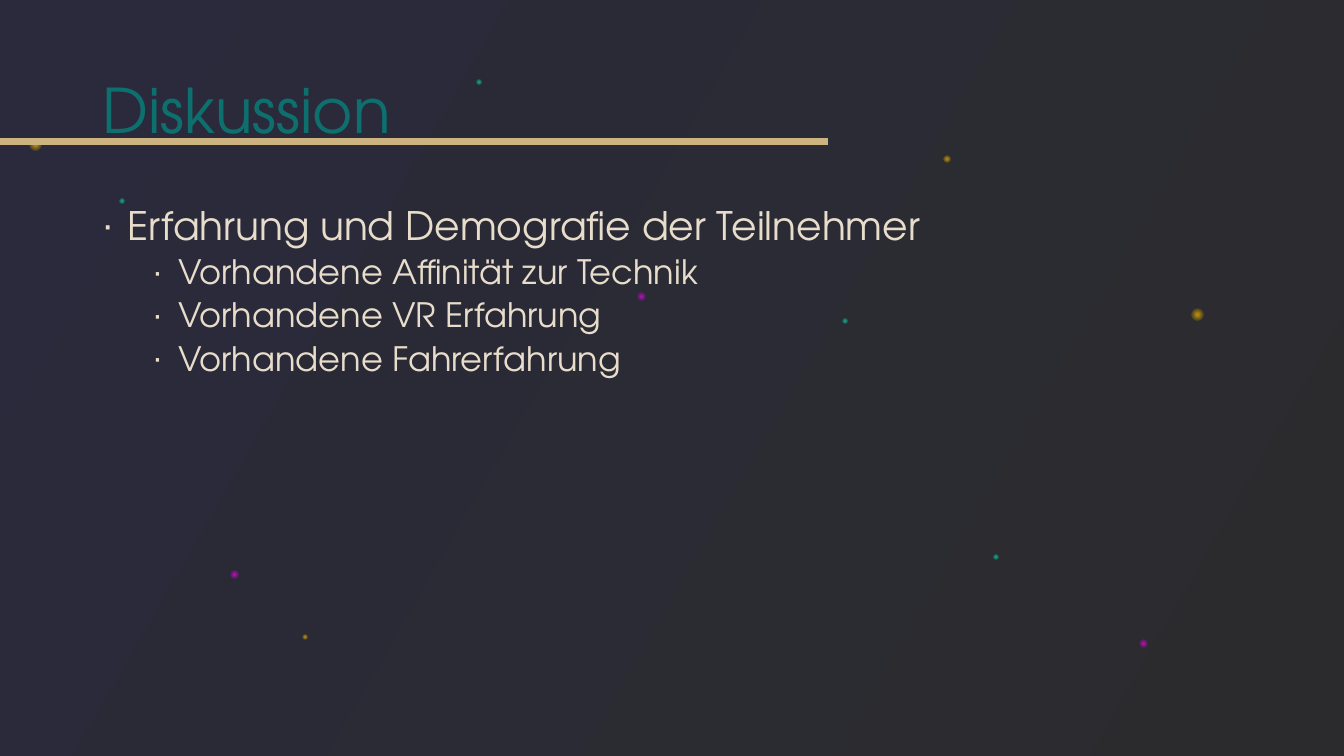
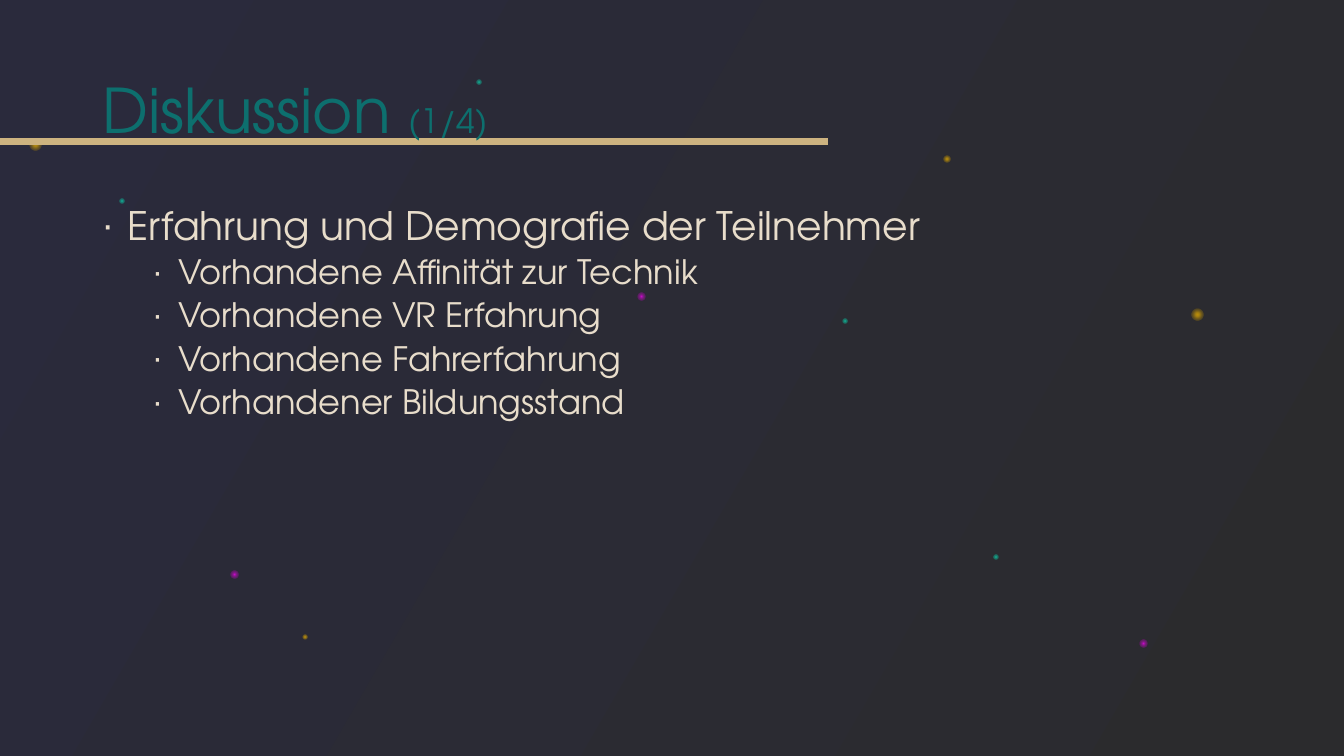
Before and after one commit to tlahmann/mci-af, a slide deck: slide 19 of presentation/Resync Studie.pptx (slide 15 before the commit). Drawn at 1344x756 pixels with LibreOffice and Linux fonts; fonts in the diff are those of the drawing. Boxes give left, top, right and bottom in pixels: in the first picture for what was removed or moved away, otherwise in the second. Text is boxed around its words. In the diff, an @@ line names an element or a change of style, - is before the commit and + after.

```diff
--- a/presentation/Resync Studie.pptx
+++ b/presentation/Resync Studie.pptx
@@ title at (x1=102, y1=88, x2=487, y2=145): text changed @@
-Diskussion
+Diskussion (1/4)
@@ text at (x1=178, y1=389, x2=625, y2=421): paragraph added @@
+  ∙ Vorhandener Bildungsstand
```
Also in this commit, not shown: 3 other slides changed, 4 slides added.
